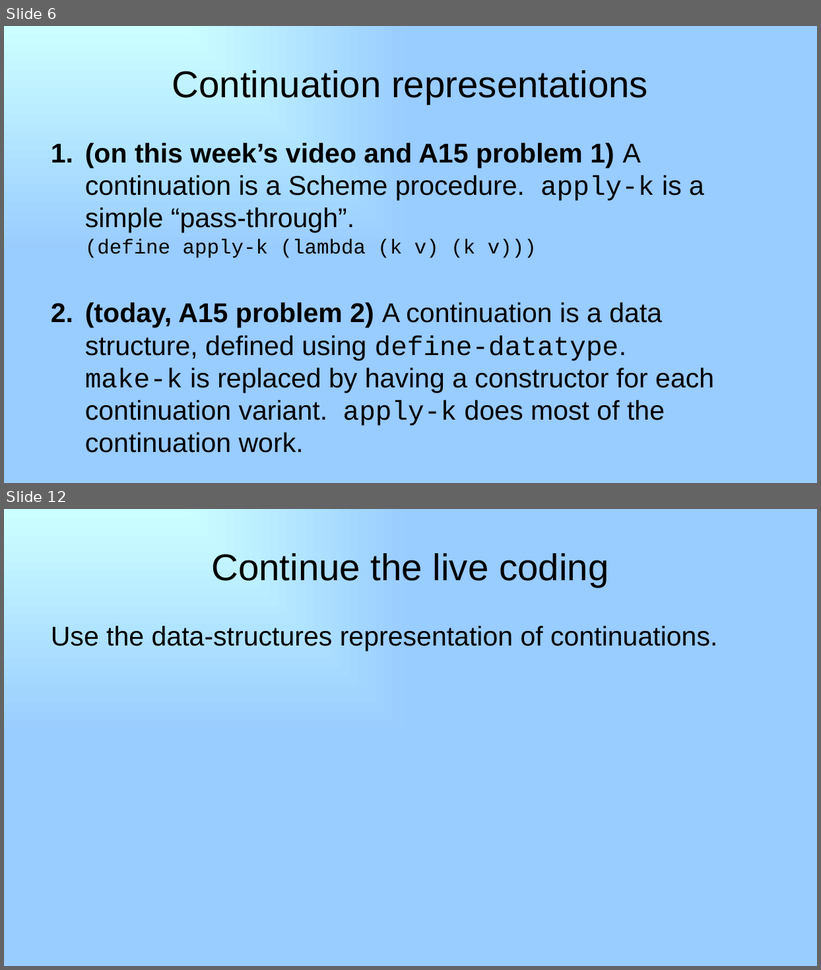
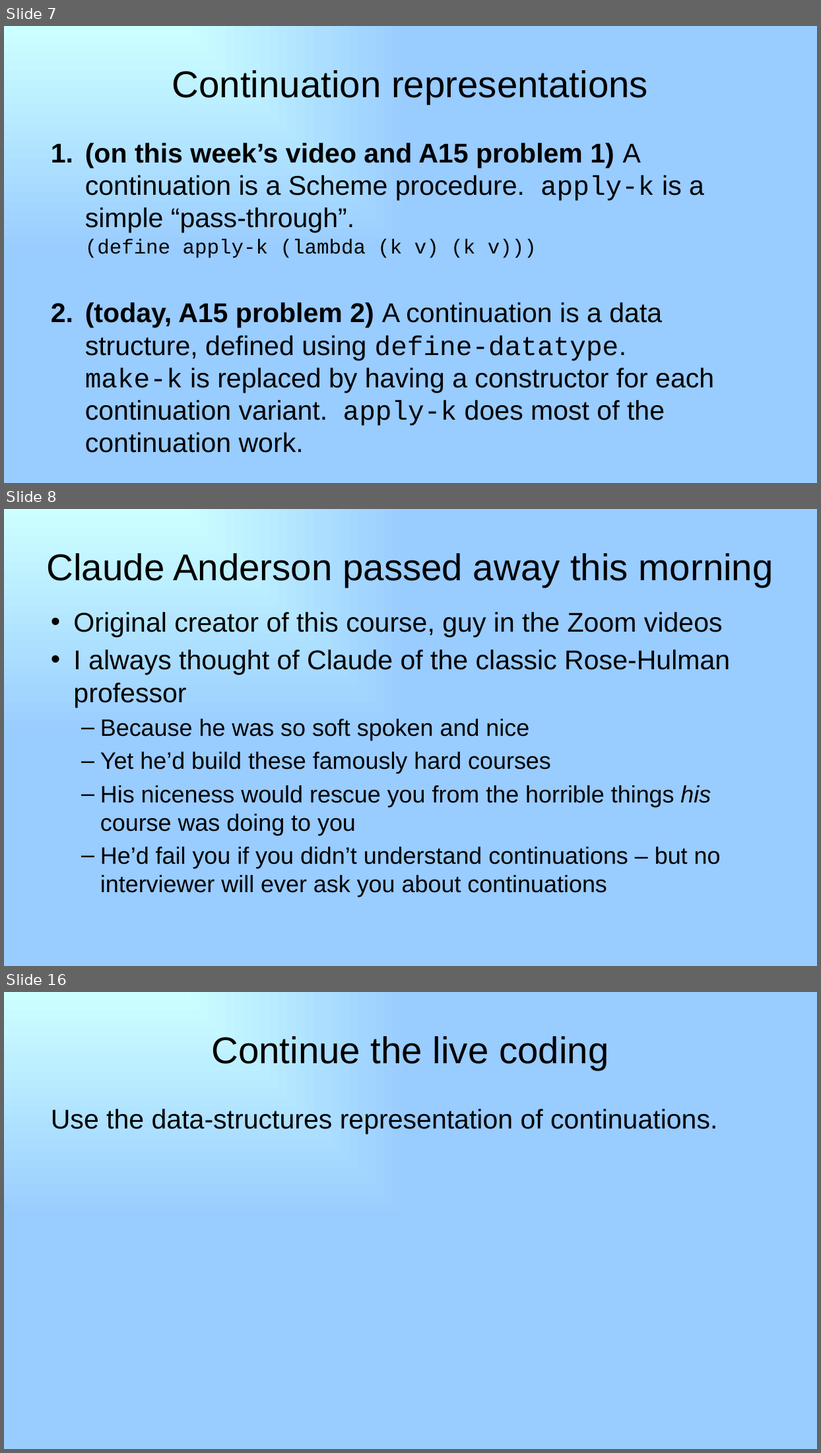
Before and after one commit to RHIT-CSSE/csse304, a slide deck: ClassMaterials/CPSMore1/24-moreCPS.pptx. Shown one above the other, each under a label of ours: slides 6 and 12 before the commit, slides 7, 8 and 16 after it; the slides between them are not shown. The pictures are 821x970 and 821x1453 pixels, drawn with LibreOffice and Linux fonts; fonts in the diff are those of the drawing. Boxes give left, top, right and bottom in pixels: in the first picture for what was removed or moved away, otherwise in the second. Text is boxed around its words. In the diff, an @@ line names an element or a change of style, - is before the commit and + after.

```diff
--- a/ClassMaterials/CPSMore1/24-moreCPS.pptx
+++ b/ClassMaterials/CPSMore1/24-moreCPS.pptx
@@ slide 8 added at <box>4,509,817,966</box>, background gradient #CCFFFF to #99CCFF @@
@@ title added at <box>47,553,774,587</box>, 44 pt, text #000000 @@
+Claude Anderson passed away this morning
@@ text added at <box>73,612,730,897</box>, 28 pt, text #000000 @@
+• Original creator of this course, guy in the Zoom videos
+• I always thought of Claude of the classic Rose-Hulman professor
+  – Because he was so soft spoken and nice
+  – Yet he’d build these famously hard courses
+  – His niceness would rescue you from the horrible things his course was doing to you
+  – He’d fail you if you didn’t understand continuations – but no interviewer will ever ask you about continuations
@@ what was slide 6 is now slide 7 @@
@@ what was slide 12 is now slide 16 @@
```
Also in this commit, not shown: 1 slide changed, 3 other slides added, 4 other files.
